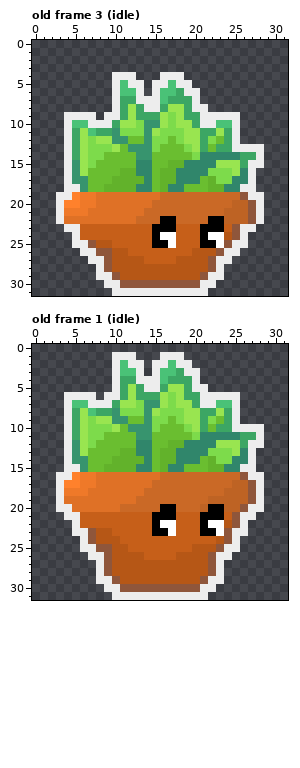
One commit to this pixel-art file: Assets/Sprites/Player/plantcharacter-Sheet.aseprite. Above is the file before it was changed.
32x32 pixels, 4 frames. Colours within 5 levels of each other are drawn and written as one. Shown: old frame 3 (idle), old frame 1 (idle). The commit also changed other frames, which this record leaves out.
Now the later version:
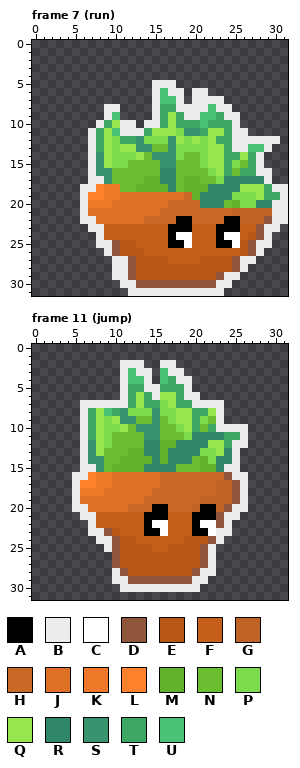
Palette (. is transparent): A #000000  B #ededed  C #ffffff  D #8f563b  E #b65716  F #c65f19  G #be6324  H #ca6926  J #df7126  K #ef7929  L #ff812c  M #62b22b  N #6abe30  P #7ddb4b  Q #99e550  R #30866b  S #37946e  T #3ca664  U #4ac277
A new or re-ordered frame is compared with the old frame closest to it.
Change:
frames 4 -> 14
Changed rows in their new state; - is an unchanged pixel.
Frame 7 (run) is new; against old frame 3 (idle), layers "Eyes Layer", "Layer":
first column x 3:
 4 -------...---...-------------
 5 -------....---B..------------
 6 -------....---BB.-B----------
 7 -------.....--UB.-BBB--------
 8 ------B-....--TBB--UBB-------
 9 -....--U....BTQTBBUUT--------
10 -....-TQBB.BBTQTT-UTTT-------
11 -...B-QUBBBT-QQ-SS-Q---B-----
12 -...BT-PTTSP--SQP-PQT--BBBBB-
13 -...BTQPQQ--N-SP-PPQQ---UUB--
14 -...BSQPPPQNSSSP-NPQQTTQ-----
15 -...BSQPP-NN-SSNNNPQ-TPNT----
16 -...BSS-NNNN-RRNNNN-QTNTTBB--
17 -...BBSNNNNMMRRNMM-N-R--RRB--
18 -..BBLKKNNMMM--NMMMRR--QQQTBB
19 ...BLLKK-----JJJ-MRRRRPPPQTTB
20 ...B-KK-----JJ----RRRNMPPRRBB
21 ...B-------JJ--------H--GGGBB
22 ...BB-----J--HHAA--HHAA-GGDBB
23 -...BB------FF-AA-FF-AAFFDBB-
24 --...B------FFACC-FFACCFEDB--
25 --...BBDEE--FFAAC-FFAACEDBB--
26 ---...BD-EE------FFFFFFEDB---
27 ----...BBD-EEE-FFF-EEEDBB----
28 -----..BBD---------EEEDB-----
29 -----..BBD--------EEDBB------
30 ------..BB--------DDBB-------
31 -------..----------BB--------
Frame 11 (jump) is new; against old frame 1 (idle), layers "Eyes Layer", "Layer":
first column x 3:
 1 -------...---...----------
 2 -------.B---.-B..---------
 3 -------.B--B.-BB..--------
 4 -------.BUU-.--BB.--------
 5 -------.BT----TTB..-------
 6 -....-..BTQ-B-QTBB.....---
 7 -..B---BBTQTTPQTTB--B..---
 8 -..BTQUTS--PS--Q-T-QB..---
 9 -..BT-PQ-S-NSNPQ-TPNB..---
10 -..BTQ-PQN--S--PQTNTBB--..
11 -..BTQP---N-S---PR---TTB..
12 -..BSQP---N-RM-R---Q-TBB..
13 -..BSQ--N-M-R-R---P-QRB..-
14 -..BSS-N---MR-R--NMPRRB..-
15 -..BBSN---M-RR-N--M-RBB..-
16 ..BBLKK--------------DBB..
17 ..BLLKK-----J-------GGDB..
18 ..B-KK-----J--------G-DB..
19 ..B-------J-------G---DB..
20 ..BB----J---A-H--GA-GDBB..
21 -..BB------A--F--A--DBB..-
22 --..B------AC-F--AC-DB..--
23 --..BBDE---A-CF--A-CBB..--
24 ---..BBDEE------EEEDB..---
25 ---...BD-EEE--EEE-DB...---
26 ----...D---EEEE---DB..----
27 -----..D----------DB.-----
28 -----..BD--------DBB.-----
29 -----..BBDDDDDDDDBB..-----
30 ------..BBBBBBBBBB..------
31 -------............-------
Where, in picture pixels (left, top, right, bottom), the same in both pictures:
changed: (56, 72, 288, 296)
changed: (56, 352, 264, 600)
